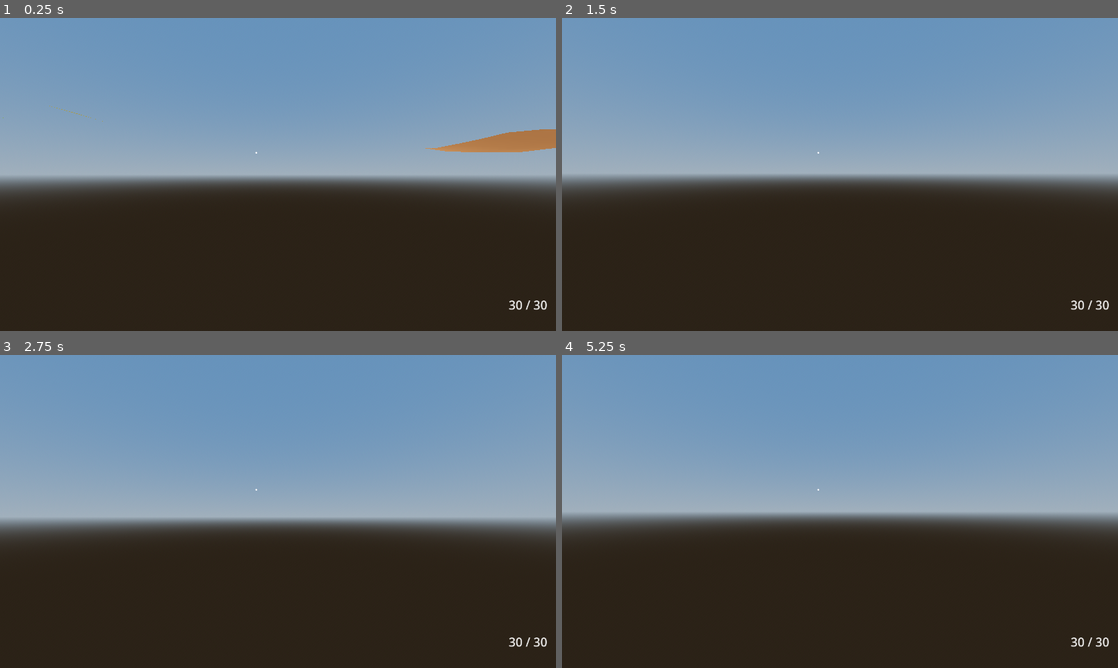
Above: before the commit, frames 1-4 (two rows, left to right).
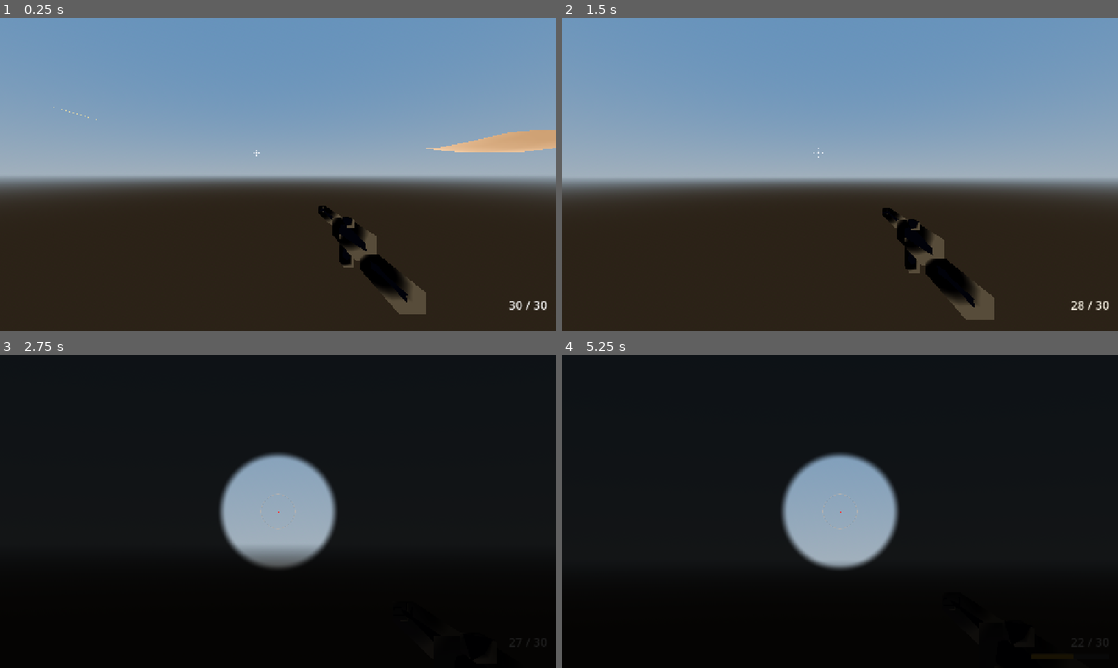
Above: after the commit, the same moments.

Repository: cybernattor/rankborn
Game: Godot game, scene res://scenes/game/game_scene.tscn
Same seed, same stepped clock (60 frames per second), same inputs: the game is played once before the commit and once after it. This scene is started directly instead of the project's main scene.
Inputs (mouse positions are in pixels of both pictures, inside the frame that each line leads up to):
- Up to frame 1 (0.25 s): no input
- Up to frame 2 (1.5 s): tap Enter (ui_accept) at 0.5, 0.77 s; move the mouse to (867, 174) at 0.52 s; hold Right mouse button (aim, bound only after the commit) 0.53-1.28 s; hold W (move_forward) from 0.53 s (still down); click (867, 174) at 0.67 s; move the mouse to (812, 174) at 1.27 s; click (812, 174) at 1.35 s
- Up to frame 3 (2.75 s): keep holding W (move_forward); tap Enter (ui_accept) at 1.52 s; right-click (250, 511) at 1.55 s; move the mouse to (289, 505) at 2.02 s; hold Right mouse button (aim, bound only after the commit) from 2.03 s (still down); click (289, 505) at 2.17 s
- Up to frame 4 (5.25 s): keep holding W (move_forward); tap Enter (ui_accept) at 2.75, 3.02, 3.77, 4.52 s; move the mouse to (834, 517) at 2.77 s; release Right mouse button (aim, bound only after the commit) at 2.78 s; right-click (834, 517) at 2.85 s; click (834, 517) at 2.92 s; move the mouse to (878, 514) at 3.52 s; press the mouse at (878, 514) at 3.53 s; right-click (878, 514) at 3.8 s; tap R (reload) at 4.15 s; move the mouse to (795, 508) at 4.27 s; release the mouse at (795, 508) at 4.28 s; right-click (795, 508) at 4.35 s; click (795, 508) at 4.42 s; move the mouse to (845, 511) at 5.02 s; hold Right mouse button (aim, bound only after the commit) from 5.03 s (still down); click (845, 511) at 5.17 s

The runs differ from the first frame. In frame 1, 3.0% of the frame differs, in the area x 0-100%, y 28-95%; in frame 2, 5.6%; in frame 3, 97%, in the area x 0-100%, y 0-100%; in frame 4, 96%.
Error before the commit: Parse Error: Static function "add_outline_to_mesh()" not found in base "MeshUtils". (res://scripts/weapons/rifle.gd:57)

Commit message:
feat: add low-poly rendering assets and export setup

Diff:
--- a/project.godot
+++ b/project.godot
@@ -25,8 +25,11 @@
 
 window/size/viewport_width=1280
 window/size/viewport_height=720
-window/stretch/mode="viewport"
-window/stretch/aspect="ignore"
+window/stretch/mode="canvas_items"
+
+[editor_plugins]
+
+enabled=PackedStringArray("res://addons/godot_mcp/plugin.cfg")
 
 [input]
 
@@ -65,6 +68,11 @@
 "events": [Object(InputEventKey,"resource_local_to_scene":false,"resource_name":"","device":-1,"window_id":0,"alt_press …(192 unchanged characters)…
 ]
 }
+aim={
+"deadzone": 0.2,
+"events": [Object(InputEventMouseButton,"resource_local_to_scene":false,"resource_name":"","device":-1,"window_id":0,"alt_pressed":false,"shift_pressed":false,"ctrl_pressed":false,"meta_pressed":false,"button_mask":2,"position":Vector2(0, 0),"global_position":Vector2(0, 0),"factor":1.0,"button_index":2,"canceled":false,"pressed":true,"double_click":false,"script":null)
+]
+}
 
 [physics]
 
@@ -73,3 +81,4 @@
 [rendering]
 
 rendering_device/driver.windows="d3d12"
+textures/vram_compression/import_etc2_astc=true
--- a/scripts/mesh_utils.gd
+++ b/scripts/mesh_utils.gd
@@ -118,20 +118,38 @@
 		return g_light.lerp(rock, clamp((h - 6.0) / 6.0, 0.0, 1.0))
 
 
-static func flat_material(color: Color, rough: float = 0.9) -> StandardMaterial3D:
-	var mat := StandardMaterial3D.new()
-	mat.albedo_color = color
-	mat.roughness = rough
-	mat.metallic = 0.0
-	mat.flat_shading = true
+static func flat_material(color: Color, rough: float = 0.9) -> ShaderMaterial:
+	# Тоон-шейдер с rim lighting для low-poly стиля
+	var mat := ShaderMaterial.new()
+	mat.shader = preload("res://shaders/char_toon.gdshader")
+	mat.set_shader_parameter("albedo_color", color)
+	mat.set_shader_parameter("roughness", rough)
+	mat.set_shader_parameter("metallic", 0.0)
 	return mat
 
 
-static func terrain_material() -> StandardMaterial3D:
-	var mat := StandardMaterial3D.new()
-	mat.vertex_color_use_as_albedo = true
-	mat.roughness = 0.85
-	mat.flat_shading = true
+static func outline_material(color: Color = Color(0.05, 0.05, 0.08), width: float = 0.07) -> ShaderMaterial:
+	# Outline-шейдер (inverted hull) для обводки
+	var mat := ShaderMaterial.new()
+	mat.shader = preload("res://shaders/char_outline.gdshader")
+	mat.set_shader_parameter("outline_color", color)
+	mat.set_shader_parameter("outline_width", width)
+	return mat
+
+
+static func add_outline_to_mesh(mesh_instance: MeshInstance3D, color: Color = Color(0.05, 0.05, 0.08), width: float = 0.07) -> MeshInstance3D:
+	# Создаёт дочерний MeshInstance3D с outline шейдером (inverted hull)
+	var outline := MeshInstance3D.new()
+	outline.mesh = mesh_instance.mesh
+	outline.set_surface_override_material(0, outline_material(color, width))
+	outline.name = mesh_instance.name + "Outline"
+	mesh_instance.add_child(outline)
+	return outline
+
+
+static func terrain_material() -> ShaderMaterial:
+	var mat := ShaderMaterial.new()
+	mat.shader = preload("res://shaders/terrain.gdshader")
 	return mat
 
 
--- /dev/null
+++ b/shaders/char_outline.gdshader
@@ -0,0 +1,21 @@
+shader_type spatial;
+render_mode blend_mix, depth_draw_always, cull_front, unshaded;
+
+// ============================================================
+// Outline-шейдер (inverted hull).
+// Рендерится на front-face culling, вершины вытягиваются
+// вдоль нормалей — создаёт обводку вокруг модели.
+// ============================================================
+
+uniform vec4 outline_color : source_color = vec4(0.05, 0.05, 0.08, 1.0);
+uniform float outline_width : hint_range(0.01, 0.5) = 0.07;
+
+void vertex() {
+	// Вытягиваем вершину вдоль нормали
+	VERTEX += NORMAL * outline_width;
+}
+
+void fragment() {
+	ALBEDO = outline_color.rgb;
+	ALPHA = outline_color.a;
+}
--- /dev/null
+++ b/shaders/char_toon.gdshader
@@ -0,0 +1,38 @@
+shader_type spatial;
+render_mode blend_mix, depth_draw_opaque, cull_back, diffuse_toon, specular_toon;
+
+// ============================================================
+// Тоон-шейдер для персонажей и оружия.
+// Даёт стилизованное cel-shading освещение + rim light.
+// ============================================================
+
+uniform vec4 albedo_color : source_color = vec4(1.0, 1.0, 1.0, 1.0);
+uniform float roughness : hint_range(0.0, 1.0) = 0.85;
+uniform float metallic : hint_range(0.0, 1.0) = 0.0;
+
+uniform vec4 rim_color : source_color = vec4(1.0, 0.9, 0.7, 1.0);
+uniform float rim_power : hint_range(0.0, 6.0) = 3.0;
+uniform float rim_intensity : hint_range(0.0, 1.0) = 0.35;
+
+// Ambient fill — минимальная освещённость чтобы тёмные цвета не сливались в чёрный
+uniform float ambient_strength : hint_range(0.0, 1.0) = 0.4;
+
+void fragment() {
+	vec3 ambient = albedo_color.rgb * ambient_strength;
+	ALBEDO = albedo_color.rgb;
+	ROUGHNESS = roughness;
+	METALLIC = metallic;
+
+	vec3 view_dir = normalize(VIEW);
+	vec3 normal = normalize(NORMAL);
+	float rim = 1.0 - max(dot(view_dir, normal), 0.0);
+	rim = pow(rim, rim_power);
+
+	vec3 rim_light = rim_color.rgb * rim * rim_intensity;
+
+	EMISSION = rim_light;
+
+	// Ambient fill — добавляем базовую освещённость для теневых областей
+	// (diffuse_toon может давать чёрный на неосвещённых участках)
+	ALBEDO = max(ALBEDO, ambient);
+}
--- /dev/null
+++ b/shaders/terrain.gdshader
@@ -0,0 +1,87 @@
+shader_type spatial;
+render_mode blend_mix, depth_draw_opaque, cull_back, diffuse_burley, specular_schlick_ggx;
+
+// ============================================================
+// Шейдер террейна — стилизованный low-poly с анимацией травы,
+// улучшенным смешиванием цветов по высоте и rim lighting.
+// Использует vertex colors из процедурного меша.
+// ============================================================
+
+// Цвета для смешивания (как в MeshUtils._terrain_color)
+uniform vec4 dirt_color : source_color = vec4(0.55, 0.38, 0.22, 1.0);
+uniform vec4 grass_dark : source_color = vec4(0.25, 0.50, 0.18, 1.0);
+uniform vec4 grass_mid : source_color = vec4(0.35, 0.62, 0.22, 1.0);
+uniform vec4 grass_light : source_color = vec4(0.48, 0.72, 0.30, 1.0);
+uniform vec4 rock_color : source_color = vec4(0.55, 0.52, 0.48, 1.0);
+
+// Параметры анимации травы
+uniform float grass_wave_strength : hint_range(0.0, 1.0) = 0.25;
+uniform float grass_wave_speed : hint_range(0.0, 3.0) = 0.8;
+uniform float grass_wave_frequency : hint_range(0.1, 2.0) = 0.5;
+
+// Rim lighting
+uniform vec4 rim_color : source_color = vec4(1.0, 0.95, 0.85, 1.0);
+uniform float rim_power : hint_range(0.0, 4.0) = 1.5;
+uniform float rim_intensity : hint_range(0.0, 1.0) = 0.3;
+
+// Шум для анимации травы
+float hash(vec2 p) {
+	return fract(sin(dot(p, vec2(127.1, 311.7))) * 43758.5453);
+}
+
+float noise(vec2 p) {
+	vec2 i = floor(p);
+	vec2 f = fract(p);
+	f = f * f * (3.0 - 2.0 * f);
+	float a = hash(i);
+	float b = hash(i + vec2(1.0, 0.0));
+	float c = hash(i + vec2(0.0, 1.0));
+	float d = hash(i + vec2(1.0, 1.0));
+	return mix(mix(a, b, f.x), mix(c, d, f.x), f.y);
+}
+
+varying float v_grass_factor;
+varying float v_height;
+
+void vertex() {
+	v_height = VERTEX.y;
+
+	// Определяем "травянистость" участка по вертексному цвету
+	// Трава имеет высокий G/(R+B) коэффициент
+	vec3 col = COLOR.rgb;
+	float g_ratio = col.g / max(col.r + col.b, 0.001);
+	v_grass_factor = smoothstep(0.8, 1.4, g_ratio);
+
+	// Анимация травы — волна на вершинах с высоким grass_factor
+	if (v_grass_factor > 0.01) {
+		vec2 world_xz = VERTEX.xz;
+		float wave = sin(TIME * grass_wave_speed + world_xz.x * grass_wave_frequency + world_xz.y * grass_wave_frequency * 0.7);
+		wave += sin(TIME * grass_wave_speed * 1.5 + world_xz.x * grass_wave_frequency * 1.3 + world_xz.y * grass_wave_frequency * 0.9) * 0.5;
+		wave *= 0.5;
+
+		float sway = wave * grass_wave_strength * v_grass_factor;
+		VERTEX.x += sway;
+		VERTEX.z += sway * 0.6;
+	}
+}
+
+void fragment() {
+	vec3 base_color = COLOR.rgb;
+
+	// Rim lighting — подсветка краёв меша
+	vec3 view_dir = normalize(VIEW);
+	vec3 normal = normalize(NORMAL);
+	float rim = 1.0 - max(dot(view_dir, normal), 0.0);
+	rim = pow(rim, rim_power);
+	vec3 rim_light = rim_color.rgb * rim * rim_intensity;
+
+	// Ambient occlusion по высоте (низины чуть темнее)
+	float height_fade = smoothstep(-10.0, 10.0, v_height);
+	float ao = mix(0.85, 1.0, height_fade);
+
+	vec3 final_color = base_color * ao + rim_light;
+
+	ALBEDO = final_color;
+	ROUGHNESS = 0.85;
+	METALLIC = 0.0;
+}
--- /dev/null
+++ b/shaders/water.gdshader
@@ -0,0 +1,55 @@
+shader_type spatial;
+render_mode blend_mix, depth_draw_alpha, cull_back, diffuse_toon, specular_schlick_ggx;
+
+// ============================================================
+// Вода — стилизованная low-poly с анимированными волнами.
+// 2-3 синусоиды, наложенные друг на друга.
+// ============================================================
+
+uniform vec4 shallow_color : source_color = vec4(0.12, 0.45, 0.55, 0.75);
+uniform vec4 deep_color : source_color = vec4(0.05, 0.25, 0.40, 0.85);
+uniform float wave_height : hint_range(0.0, 2.0) = 0.3;
+uniform float wave_speed : hint_range(0.0, 3.0) = 1.2;
+uniform float wave_frequency : hint_range(0.1, 3.0) = 0.6;
+uniform float specular_intensity : hint_range(0.0, 2.0) = 0.8;
+uniform float fresnel_power : hint_range(0.0, 6.0) = 2.5;
+
+varying float v_wave_height;
+
+void vertex() {
+	vec2 world_pos = VERTEX.xz;
+
+	// Три синусоиды для анимированных волн
+	float t = TIME * wave_speed;
+	float wave1 = sin(world_pos.x * wave_frequency + world_pos.y * wave_frequency * 0.8 + t * 1.0);
+	float wave2 = sin(world_pos.x * wave_frequency * 1.7 + world_pos.y * wave_frequency * 0.5 + t * 1.4 + 2.0);
+	float wave3 = sin(world_pos.x * wave_frequency * 0.4 + world_pos.y * wave_frequency * 1.2 + t * 0.7 + 4.5);
+
+	float wave = (wave1 * 0.5 + wave2 * 0.3 + wave3 * 0.2) * wave_height;
+	v_wave_height = wave;
+
+	VERTEX.y += wave;
+}
+
+void fragment() {
+	vec3 view_dir = normalize(VIEW);
+	vec3 normal = normalize(NORMAL);
+
+	// Fresnel — больше отражений на краях
+	float fresnel = pow(1.0 - max(dot(view_dir, normal), 0.0), fresnel_power);
+
+	// Смешивание глубокого и мелкого цвета
+	float depth_factor = 0.5 + 0.5 * v_wave_height / max(wave_height, 0.01);
+	vec3 water_col = mix(deep_color.rgb, shallow_color.rgb, depth_factor);
+
+	// Альфа с учётом fresnel
+	float alpha = mix(deep_color.a, shallow_color.a, depth_factor);
+	alpha = mix(alpha, 1.0, fresnel * 0.5);
+
+	ALBEDO = water_col;
+	ALPHA = alpha;
+	ROUGHNESS = 0.2;
+	METALLIC = 0.0;
+	SPECULAR = specular_intensity;
+	EMISSION = water_col * 0.05;
+}
Not shown, changed: export_presets.cfg
Not shown, added: shaders/char_outline.gdshader.uid
Not shown, added: shaders/char_toon.gdshader.uid
Not shown, added: shaders/terrain.gdshader.uid
Not shown, added: shaders/water.gdshader.uid
Not shown, added: project.godot.bak
